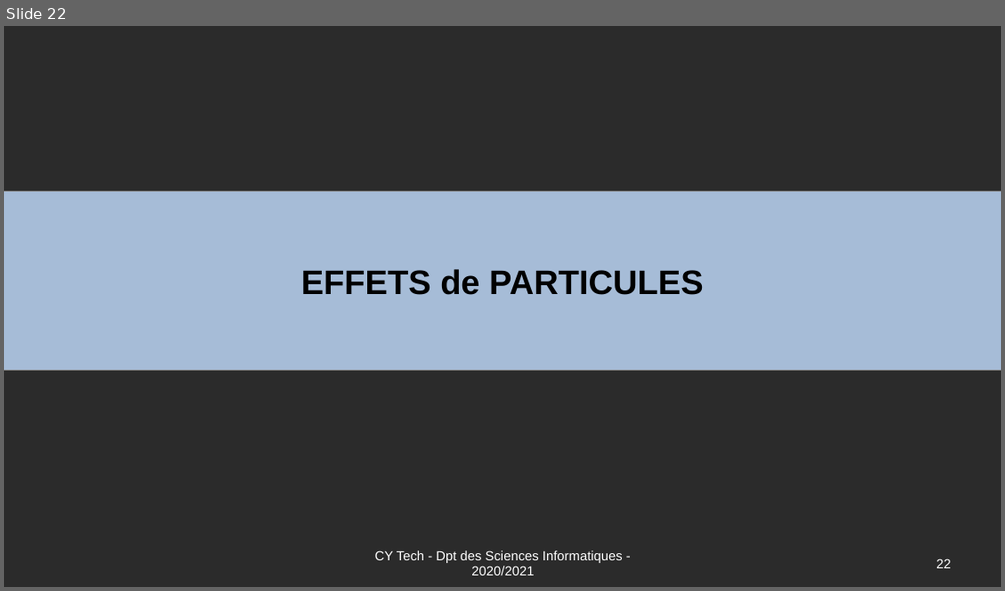
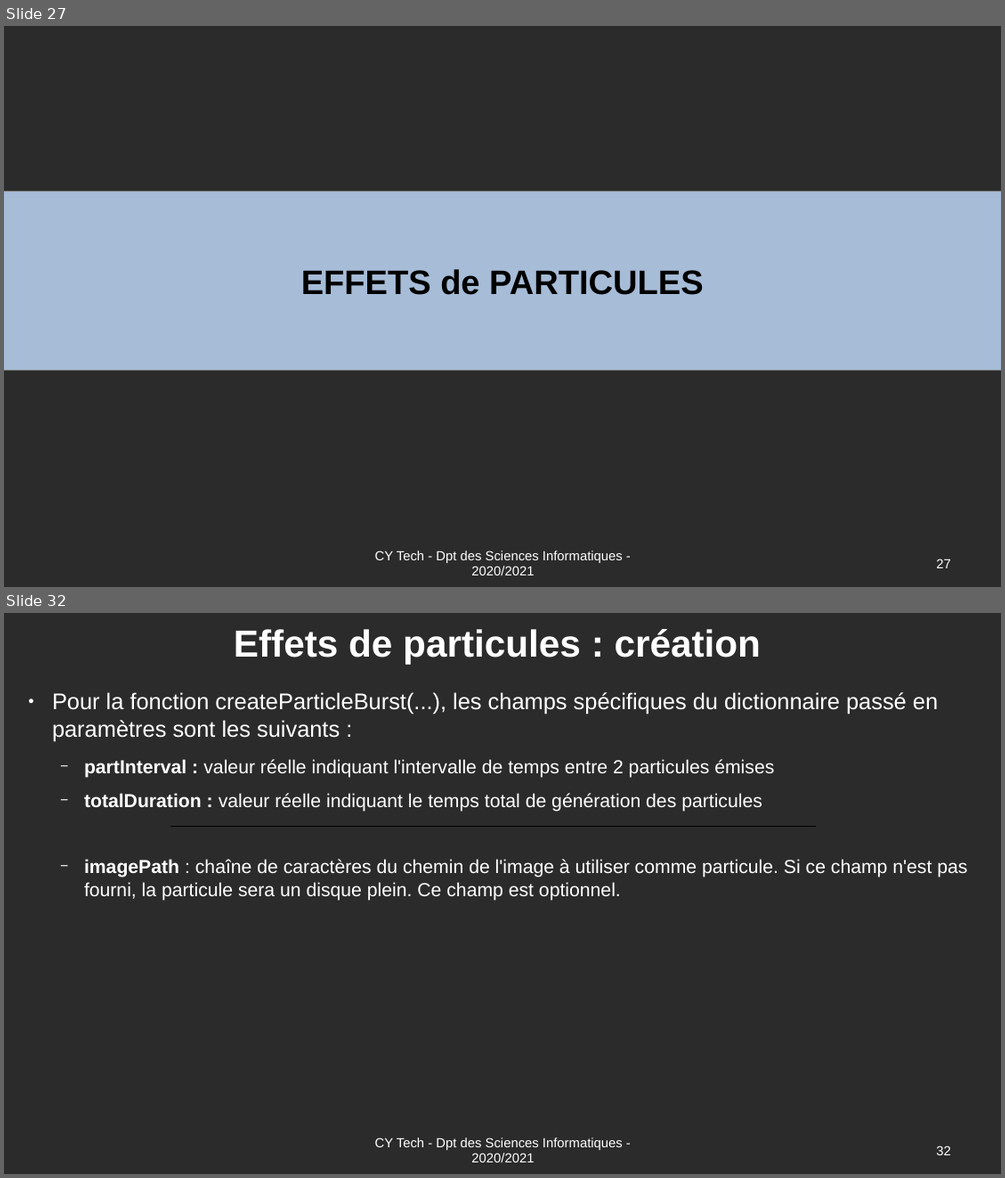
Before and after one commit to Romuald78/pyArcade, a slide deck: doc/UE_Libre_Jeu_Arcade_Documentation.odp. Shown one above the other, each under a label of ours: slide 22 before the commit, slides 27 and 32 after it; the slides between them are not shown. The pictures are 1005x591 and 1005x1178 pixels, drawn with LibreOffice and Linux fonts; fonts in the diff are those of the drawing; background and template pictures are left out; a plain dark background stands for a picture behind light text. Boxes give left, top, right and bottom in pixels: in the first picture for what was removed or moved away, otherwise in the second. Text is boxed around its words. In the diff, an @@ line names an element or a change of style, - is before the commit and + after.

```diff
--- a/doc/UE_Libre_Jeu_Arcade_Documentation.odp
+++ b/doc/UE_Libre_Jeu_Arcade_Documentation.odp
@@ slide 32 added at (4,613,1001,1174), background picture (left out) @@
@@ title added at (234,629,760,664), 40 pt, text #FFFFFF, bold @@
+Effets de particules : création
@@ text added at (52,692,967,900), 20 pt, text #FFFFFF @@
+● Pour la fonction createParticleBurst(...), les champs spécifiques du dictionnaire passé en paramètres sont les suivants :
+  − partInterval : valeur réelle indiquant l'intervalle de temps entre 2 particules émises
+  − totalDuration : valeur réelle indiquant le temps total de génération des particules
+  − imagePath : chaîne de caractères du chemin de l'image à utiliser comme particule. Si ce champ n'est pas fourni, la particule sera un disque plein. Ce champ est optionnel.
@@ line added from (171, 827) to (815, 826), #000000 0 pt @@
@@ text added at (375,1137,623,1162), 14 pt, text #FFFFFF @@
+CY Tech - Dpt des Sciences Informatiques - 2020/2021
@@ page number added at (936,1145,950,1155), 14 pt, text #FFFFFF @@
+32
@@ what was slide 22 is now slide 27 @@
@@ page number at (936,558,950,568): text changed @@
-22
+27
```
Also in this commit, not shown: 5 slides changed, 6 other slides added, 2 other files.
